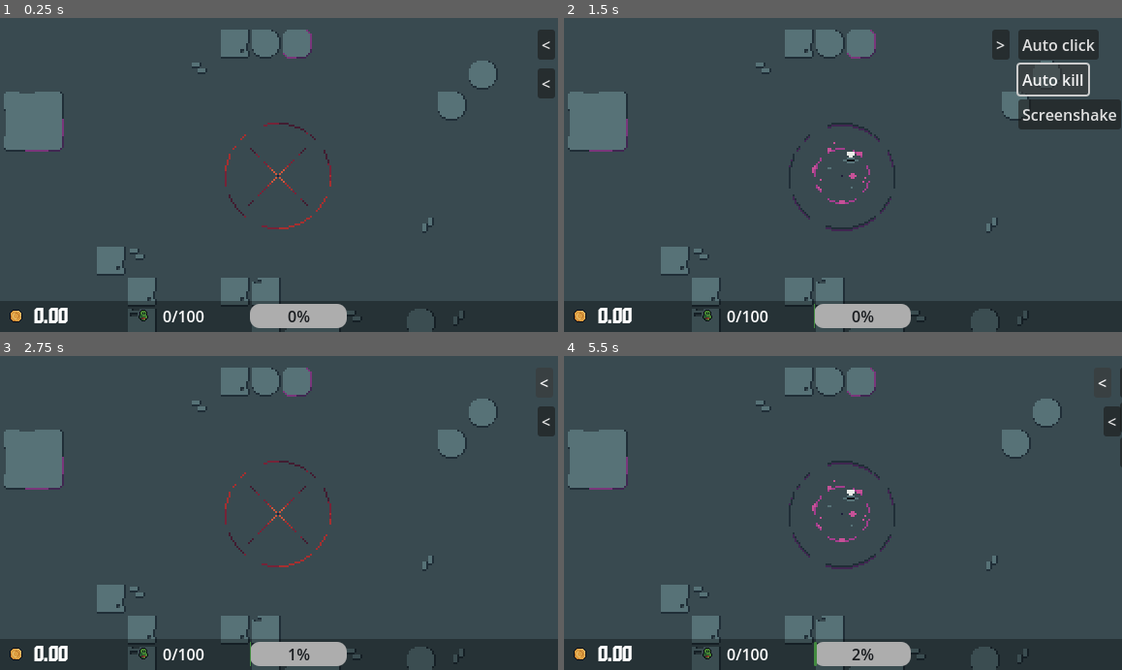
Above: before the commit, frames 1-4 (two rows, left to right).
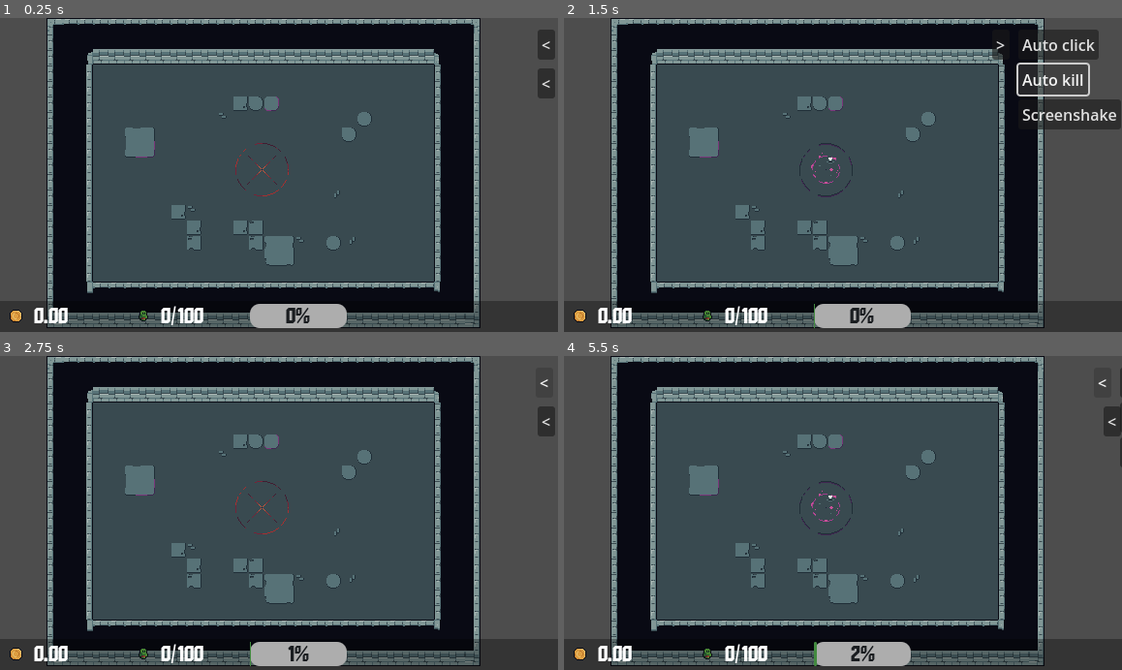
Above: after the commit, the same moments.

Repository: Jin9310/LudumDare55
Game: Godot game, scene res://NewGame/new_game.tscn
Two runs of this game, one before a commit and one after it. Both use one fixed random seed, a clock stepped at 60 frames per second and the inputs below.
Inputs:
- Up to frame 1 (0.25 s): no input
- Up to frame 2 (1.5 s): click "<" at 0.5 s; click "Auto kill" at 1.25 s
- Up to frame 3 (2.75 s): click ">" at 2 s
- Up to frame 4 (5.5 s): click "<" at 2.75 s; click "Auto click" at 3.5 s; click "Screenshake" at 4.25 s; click ">" at 5 s

The runs differ from the first frame. In frame 1, 37% of the frame differs, in the area x 0-90%, y 0-100%; in frame 2, 37%; in frame 3, 37%; in frame 4, 38%.

Commit message:
kill all animation
scull animation adjusted to be less transparency and was added also to kill all button

Diff:
--- a/NewGame/Scull.gd
+++ b/NewGame/Scull.gd
@@ -1,13 +1,22 @@
 extends Area2D
 
 @onready var static_upgrades_ui: Node = get_node("/root/StaticUpgradesUi")
+@onready var lower_ui_bar: Node = get_node("/root/LowerBar")
+
 
 # Called when the node enters the scene tree for the first time.
 func _ready():
+	lower_ui_bar.connect("play_scull", play_scull)
 	static_upgrades_ui.connect("play_scull", play_scull)
 
+func _process(delta):
+	if Input.is_action_just_pressed("auto_kill"):
+		play_scull()
+
 func play_scull():
+	$Sprite2D.visible = true
 	$ScullPlayer.play("scull_me")
 
 func erase_me_when_i_am_done():
-	queue_free()
+	#queue_free()
+	$Sprite2D.visible = false
--- a/NewGame/new_game.tscn
+++ b/NewGame/new_game.tscn
@@ -635,10 +635,10 @@
 tracks/1/interp = 1
 tracks/1/loop_wrap = true
 tracks/1/keys = {
-"times": PackedFloat32Array(0, 1.6),
-"transitions": PackedFloat32Array(1, 1),
+"times": PackedFloat32Array(0, 1.2, 1.6),
+"transitions": PackedFloat32Array(1, 1, 1),
 "update": 0,
-"values": [Color(1, 1, 1, 1), Color(1, 1, 1, 0)]
+"values": [Color(1, 1, 1, 1), Color(1, 1, 1, 1), Color(1, 1, 1, 0)]
 }
 tracks/2/type = "method"
 tracks/2/imported = false
--- a/Scenes/spawning_area.tscn
+++ b/Scenes/spawning_area.tscn
@@ -306,6 +306,7 @@
 [node name="Camera2D" type="Camera2D" parent="." index="3"]
 rotation = 0.136136
 ignore_rotation = false
+enabled = false
 zoom = Vector2(2.2, 2.2)
 
 [node name="CameraAnim" type="AnimationPlayer" parent="Camera2D" index="0"]
--- a/UI/lower_bar.gd
+++ b/UI/lower_bar.gd
@@ -2,6 +2,7 @@
 
 signal kill_all_pressed
 signal all_kill_clear_list
+signal play_scull
 
 var mouse_count: int = 0
 var kill_all_active: bool = false
@@ -27,6 +28,7 @@
 func _on_button_pressed():
 	emit_signal("kill_all_pressed")
 	emit_signal("all_kill_clear_list")
+	emit_signal("play_scull") #play scull animation
 	mouse_count = 0
 	%ProgressBar.value = 0
 	kill_all_active = false
--- a/UI/lower_bar.tscn
+++ b/UI/lower_bar.tscn
@@ -54,6 +54,7 @@
 
 [node name="Usable_mone_lbl" type="Label" parent="LowerMargin/HBoxContainer/CoinIcon"]
 unique_name_in_owner = true
+texture_filter = 1
 layout_mode = 1
 anchors_preset = -1
 anchor_left = 1.09375
@@ -72,11 +73,14 @@
 
 [node name="MinionsAlive" type="Label" parent="LowerMargin/HBoxContainer/MinionIcon"]
 unique_name_in_owner = true
+texture_filter = 1
 layout_mode = 2
-offset_left = 36.0
-offset_top = 4.0
-offset_right = 98.0
-offset_bottom = 27.0
+offset_left = 34.0
+offset_top = 6.0
+offset_right = 96.0
+offset_bottom = 29.0
+theme_override_fonts/font = ExtResource("3_o350x")
+theme_override_font_sizes/font_size = 22
 text = "100/100"
 
 [node name="CanvasLayer" type="CanvasLayer" parent="LowerMargin/HBoxContainer"]
@@ -84,16 +88,20 @@
 [node name="Kill_all_btn" type="Button" parent="LowerMargin/HBoxContainer/CanvasLayer"]
 unique_name_in_owner = true
 visible = false
+texture_filter = 1
 offset_left = 276.0
 offset_top = 292.0
 offset_right = 332.0
 offset_bottom = 324.0
 theme_override_colors/font_color = Color(0.152941, 0.168627, 0.188235, 1)
+theme_override_fonts/font = ExtResource("3_o350x")
+theme_override_font_sizes/font_size = 22
 theme_override_styles/normal = SubResource("StyleBoxFlat_c775j")
 text = "Kill All"
 
 [node name="ProgressBar" type="ProgressBar" parent="LowerMargin/HBoxContainer/CanvasLayer"]
 unique_name_in_owner = true
+texture_filter = 1
 custom_minimum_size = Vector2(100, 25)
 anchors_preset = 7
 anchor_left = 0.5
@@ -107,6 +115,8 @@
 grow_horizontal = 2
 grow_vertical = 0
 theme_override_colors/font_color = Color(0.152941, 0.168627, 0.188235, 1)
+theme_override_fonts/font = ExtResource("3_o350x")
+theme_override_font_sizes/font_size = 22
 theme_override_styles/background = SubResource("StyleBoxFlat_5p22m")
 theme_override_styles/fill = SubResource("StyleBoxFlat_ixjxm")
 max_value = 250.0
